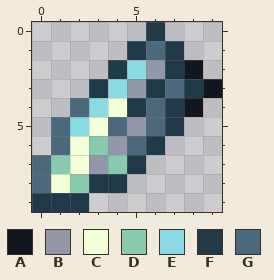
A pixel-art sprite gets an edit: Resources/Textures/Items/Weapons/Ranged/Ammo/MercuriumBullet.png. This is how it looked before the edit.
The file is 20x20 pixels, drawn in blocks of 2x2; one block is one cell here.
Palette (. is transparent): A #12161e  B #9297a9  C #f2ffd6  D #89c9ad  E #88dbe3  F #203a4a  G #4b687c
Pixels before, first column x 0:
 0 ......F...
 1 .....FGF..
 2 ....FEBFA.
 3 ...FEBFGFA
 4 ..GECFGFA.
 5 .GECGBGF..
 6 .GCDBGF...
 7 GDCBDF....
 8 GCDFF.....
 9 FFF.......
Now the later version:
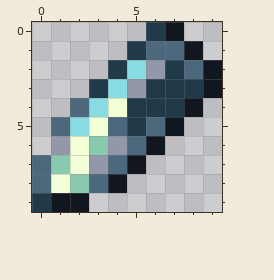
From old to new:
Changed rows in their new state; - is an unchanged pixel.
first column x 1:
 0 ------A--
 1 ------GA-
 2 -------GA
 3 ------F--
 4 -----F---
 5 ----F-A--
 6 B----A---
 7 ---GA----
 8 --GA-----
 9 AA-------
Boxes around the changes in both pictures, in picture pixels (x1, y1, x2, y2):
changed: (51, 22, 222, 212)
